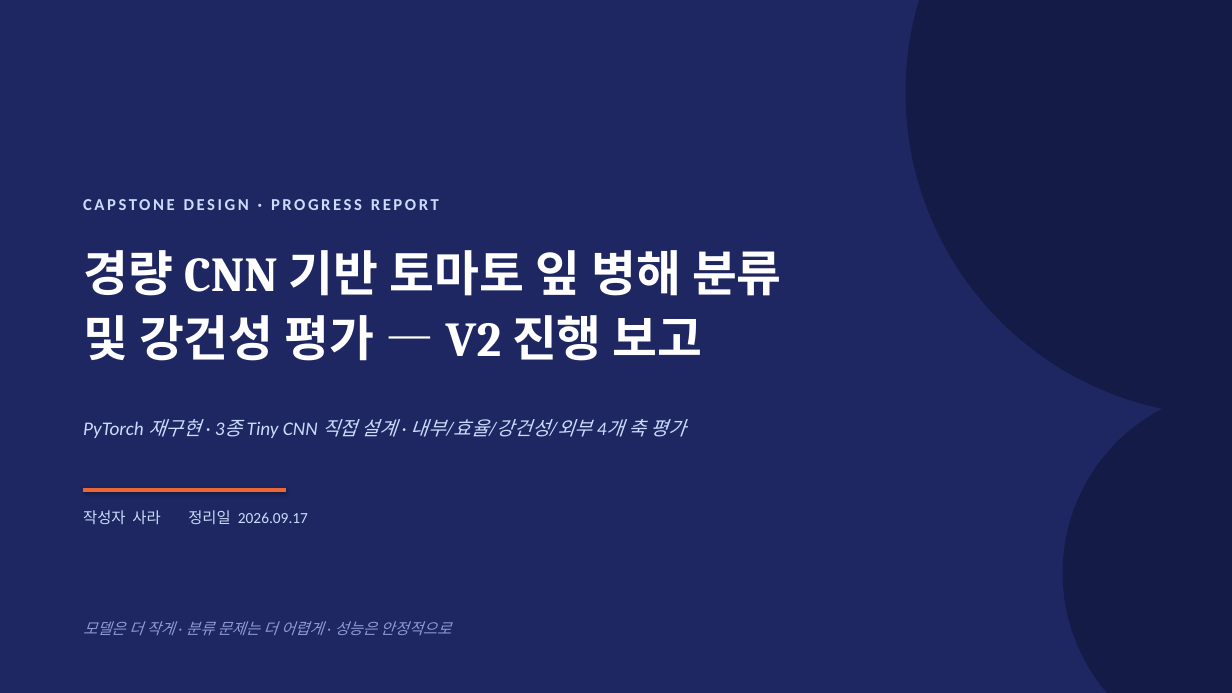
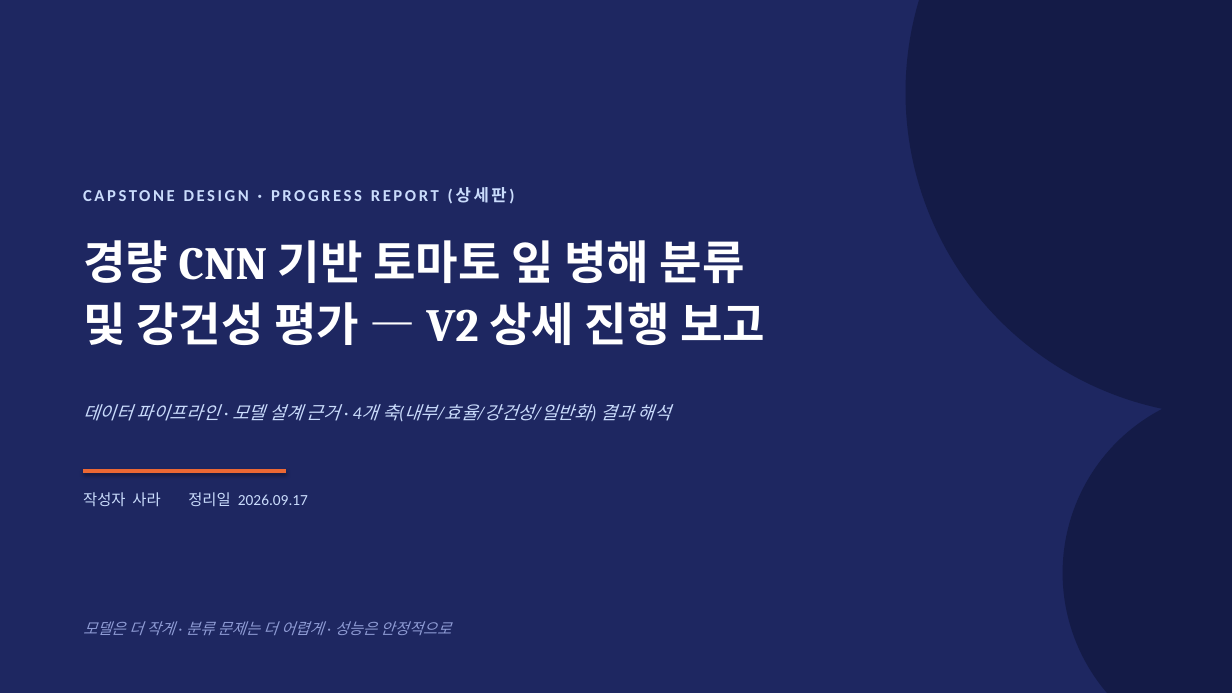
Before and after one commit to sara0813/tomato-disease-v2, a slide deck: slide 1 of docs/CNN_토마토_병해분류_V2_진행보고.pptx. Drawn at 1232x693 pixels with LibreOffice and Linux fonts; fonts in the diff are those of the drawing. Boxes give left, top, right and bottom in pixels: in the first picture for what was removed or moved away, otherwise in the second. Text is boxed around its words. In the diff, an @@ line names an element or a change of style, - is before the commit and + after.

```diff
--- a/docs/CNN_토마토_병해분류_V2_진행보고.pptx
+++ b/docs/CNN_토마토_병해분류_V2_진행보고.pptx
@@ text at (x1=83, y1=187, x2=507, y2=203): text changed @@
-CAPSTONE DESIGN · PROGRESS REPORT
+CAPSTONE DESIGN · PROGRESS REPORT (상세판)
@@ text "경량 CNN 기반 토마토 잎 ..." moved from (x1=83, y1=250, x2=782, y2=361) to (x1=83, y1=240, x2=765, y2=345) @@
@@ text at (x1=83, y1=240, x2=745, y2=283): size 38 to 36 pt in "경량 CNN 기반 토마토 잎 병해 분류" @@
@@ text at (x1=83, y1=302, x2=765, y2=345): text changed; size 38 to 36 pt @@
-및 강건성 평가 — V2 진행 보고
+및 강건성 평가 — V2 상세 진행 보고
@@ text at (x1=83, y1=404, x2=671, y2=421): text changed; size 15 to 14 pt @@
-PyTorch 재구현 · 3종 Tiny CNN 직접 설계 · 내부/효율/강건성/외부 4개 축 평가
+데이터 파이프라인 · 모델 설계 근거 · 4개 축(내부/효율/강건성/일반화) 결과 해석
@@ line moved from (83, 490) - (287, 490) to (83, 471) - (287, 471) @@
@@ text "작성자 사라 정리일 2026.09.17" moved from (x1=83, y1=510, x2=308, y2=524) to (x1=83, y1=492, x2=308, y2=506) @@
```
Also in this commit, not shown: 4 other slides changed, 18 slides added, 7 slides removed.
